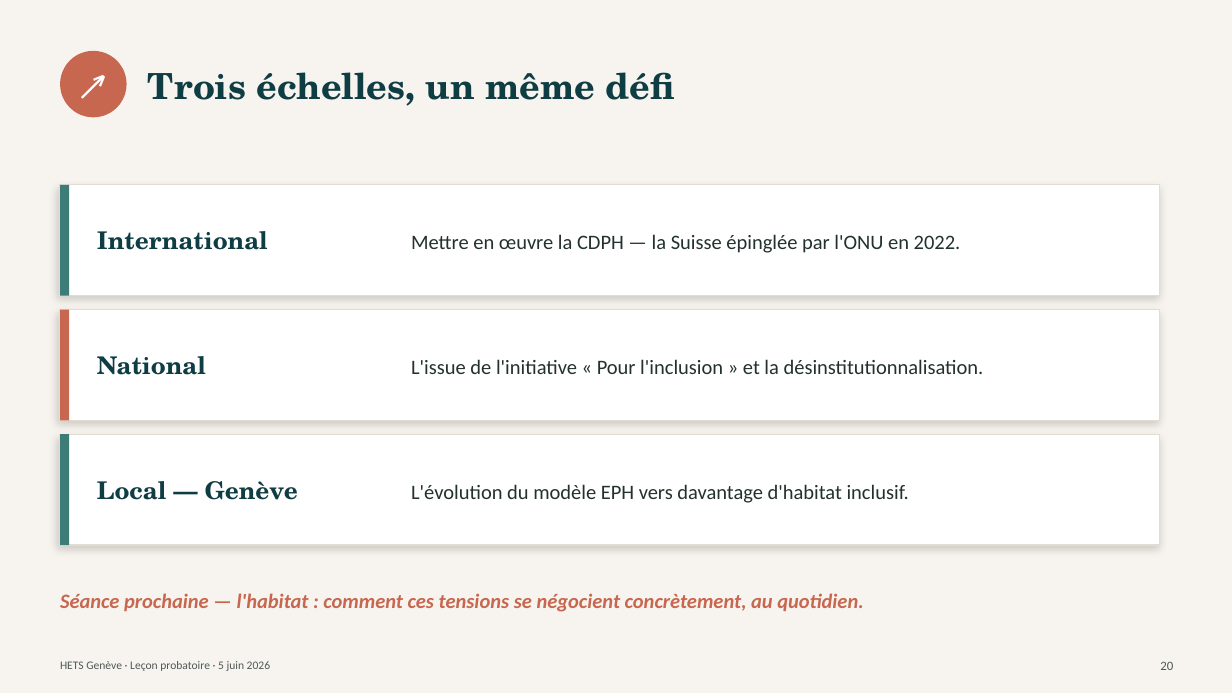
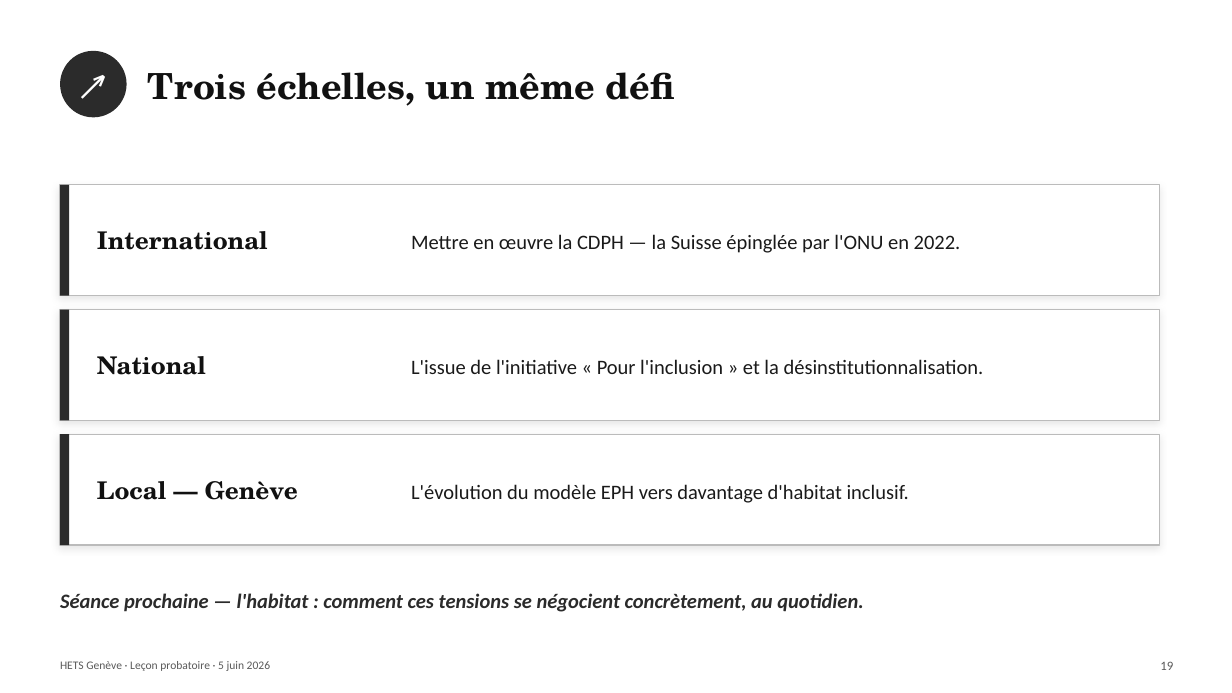
Before and after one commit to pierrebrasseur/cours-handicap-ts, a slide deck: slide 22 of docs/pdfs/Brasseur_lecon_5juin.pptx (slide 21 before the commit). Drawn at 1232x693 pixels with LibreOffice and Linux fonts; fonts in the diff are those of the drawing. Boxes give left, top, right and bottom in pixels: in the first picture for what was removed or moved away, otherwise in the second. Text is boxed around its words. In the diff, an @@ line names an element or a change of style, - is before the commit and + after.

```diff
--- a/docs/pdfs/Brasseur_lecon_5juin.pptx
+++ b/docs/pdfs/Brasseur_lecon_5juin.pptx
@@ background #F7F4EF to #FFFFFF @@
@@ ellipse at [60, 51, 127, 117]: fill #C8674F to #2B2B2B @@
@@ rectangle at [60, 185, 69, 296]: fill #3E7C78 to #2B2B2B @@
@@ rectangle at [60, 310, 69, 421]: fill #C8674F to #2B2B2B @@
@@ outline #E3DCD2 1 pt to #BBBBBB 1 pt; shadow changed in 3 elements at [60, 185, 1160, 296], [60, 310, 1160, 421], [60, 434, 1160, 545] @@
@@ rectangle at [60, 434, 69, 545]: fill #3E7C78 to #2B2B2B @@
@@ text colour #0F3D44 to #111111 in 4 elements at [148, 72, 675, 106], [97, 231, 268, 250], [97, 356, 206, 375], [97, 481, 298, 500] @@
@@ text colour #23312F to #1A1A1A in 3 elements at [411, 234, 961, 253], [411, 359, 984, 374], [411, 484, 909, 503] @@
@@ text "Séance prochaine — l'habitat : ..." at [60, 593, 863, 612]: text colour #C8674F to #2B2B2B @@
@@ text "HETS Genève · Leçon probatoire ..." at [60, 661, 270, 671]: text colour #4D5957 to #5A5A5A @@
@@ text at [1160, 661, 1173, 670]: text changed; text colour #4D5957 to #5A5A5A @@
-20
+19
```
Also in this commit, not shown: 22 other slides changed.
